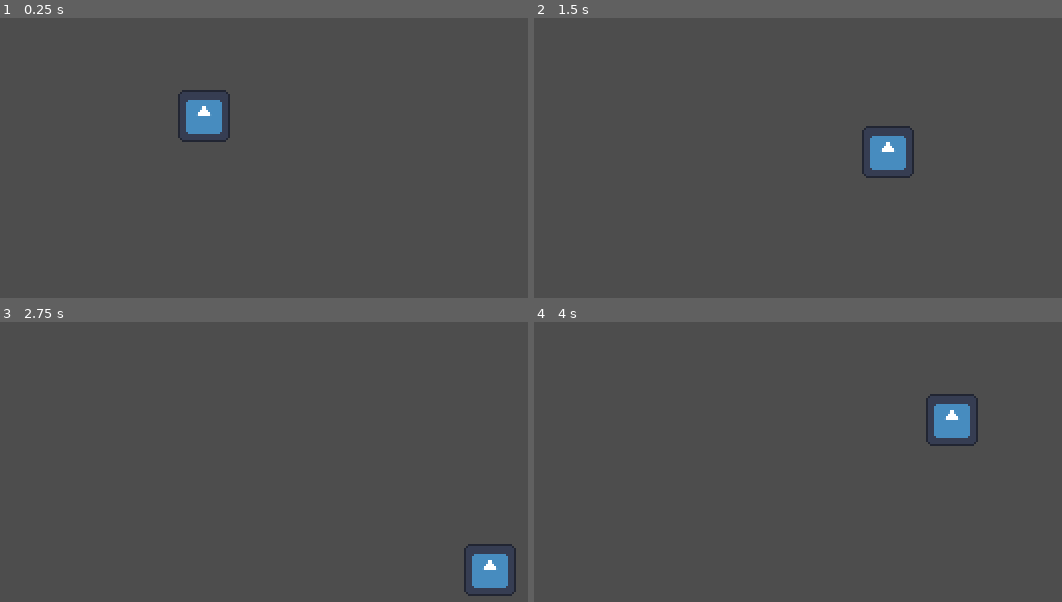
Above: before the commit, frames 1-4 (two rows, left to right).
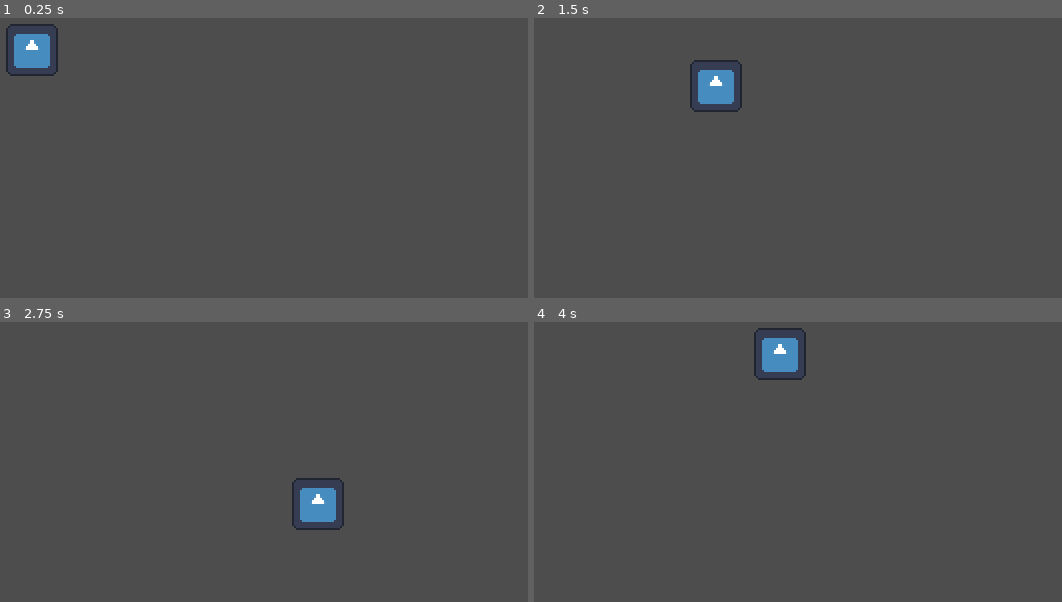
Above: after the commit, the same moments.

Repository: spezian/spacetaxi
Game: Godot game, scene res://scenes/testing_area.tscn
The game is run twice, just before and just after one commit, with the same random seed, the same clock (stepped at 60 frames per second) and the same inputs. The engine's default icon, where the game draws it, is replaced by a stand-in: a white triangle on a blue panel in a dark square.
Inputs:
- Up to frame 1 (0.25 s): no input
- Up to frame 2 (1.5 s): tap Enter at 0.5 s; hold D (move_right) 0.53-1.28 s; tap Space (shoot, bound only after the commit) at 0.6, 1.35 s; hold S (move_down) from 1.28 s (still down)
- Up to frame 3 (2.75 s): release S (move_down) at 2.03 s; hold D (move_right) from 2.03 s (still down); tap Space (shoot, bound only after the commit) at 2.1 s
- Up to frame 4 (4 s): release D (move_right) at 2.78 s; hold W (move_up) 2.78-3.53 s; tap Space (shoot, bound only after the commit) at 2.85, 3.6 s; hold A (move_left) from 3.53 s (still down)

The runs differ from the first frame. In frame 1, 2.1% of the frame differs, in the area x 1-44%, y 2-45%; in frame 2, 2.1%; in frame 3, 2.1%; in frame 4, 2.1%.

Commit message:
Shoot function added
Der Player kann nun mit Hilfe der Leertaste bullets schießen. Es gibt zudem eine wiederverwendbare HitBox, von der auch die Bullets gebraucht machen. Den vond er HitBox ausgehenden Schaden kann man individuell bestimmen, wenn man von der HitBox gebrauch macht.

Diff:
--- a/components/health_component.gd
+++ b/components/damage_handling/health/health_component.gd
@@ -8,7 +8,7 @@
 	set(newMax):
 		maxHealth = newMax
 		if (currentHealth >= maxHealth):
-			currentHealth = maxHealth # booty
+			currentHealth = maxHealth
 
 var hasHealthRemaining: bool:
 	get:
--- /dev/null
+++ b/components/damage_handling/health/health_component.tscn
@@ -0,0 +1,6 @@
+[gd_scene load_steps=2 format=3 uid="uid://b67jrqw4lodbm"]
+
+[ext_resource type="Script" uid="uid://d1m4o3155hhud" path="res://components/damage_handling/health/health_component.gd" id="1_npdka"]
+
+[node name="HealthComponent" type="Node"]
+script = ExtResource("1_npdka")
--- /dev/null
+++ b/components/damage_handling/hit_box.gd
@@ -0,0 +1,9 @@
+class_name HitBox
+extends Area2D
+@onready var shape: CollisionShape2D = $CollisionShape2D
+
+@export_subgroup("Settings")
+@export var damage: float
+
+func get_damage():
+	return damage
--- /dev/null
+++ b/components/damage_handling/hit_box.tscn
@@ -0,0 +1,13 @@
+[gd_scene load_steps=3 format=3 uid="uid://f5wydewpjb6k"]
+
+[ext_resource type="Script" uid="uid://c2khrv87hfpoc" path="res://components/damage_handling/hit_box.gd" id="1_g1ip0"]
+
+[sub_resource type="CircleShape2D" id="CircleShape2D_r4pjb"]
+radius = 3.0
+
+[node name="HitBox" type="Area2D"]
+script = ExtResource("1_g1ip0")
+damage = 50.0
+
+[node name="CollisionShape2D" type="CollisionShape2D" parent="."]
+shape = SubResource("CircleShape2D_r4pjb")
--- a/components/health_component.tscn
+++ /dev/null
@@ -1,6 +0,0 @@
-[gd_scene load_steps=2 format=3 uid="uid://b67jrqw4lodbm"]
-
-[ext_resource type="Script" uid="uid://d1m4o3155hhud" path="res://components/health_component.gd" id="1_t2tvt"]
-
-[node name="HealthComponent" type="Node"]
-script = ExtResource("1_t2tvt")
--- a/components/input_component.gd
+++ b/components/input/input_component.gd
@@ -5,3 +5,6 @@
 
 func _process(_delta: float) -> void:
 	direction = Input.get_vector("move_left", "move_right", "move_up", "move_down")
+
+func get_shoot_input():
+	return Input.is_action_just_pressed("shoot")
--- /dev/null
+++ b/components/input/input_component.tscn
@@ -0,0 +1,6 @@
+[gd_scene load_steps=2 format=3 uid="uid://dbtnqwo8y26yy"]
+
+[ext_resource type="Script" uid="uid://cg8oq8vco8p6q" path="res://components/input/input_component.gd" id="1_cca71"]
+
+[node name="InputComponent" type="Node"]
+script = ExtResource("1_cca71")
--- a/components/input_component.tscn
+++ /dev/null
@@ -1,6 +0,0 @@
-[gd_scene load_steps=2 format=3 uid="uid://dbtnqwo8y26yy"]
-
-[ext_resource type="Script" uid="uid://cg8oq8vco8p6q" path="res://components/input_component.gd" id="1_x3vdm"]
-
-[node name="InputComponent" type="Node"]
-script = ExtResource("1_x3vdm")
--- /dev/null
+++ b/components/movement/movement_component.tscn
@@ -0,0 +1,6 @@
+[gd_scene load_steps=2 format=3 uid="uid://5hajm62ou7lv"]
+
+[ext_resource type="Script" uid="uid://dhwnh16qyikba" path="res://components/movement/movement_component.gd" id="1_oe7e8"]
+
+[node name="MovementComponent" type="Node"]
+script = ExtResource("1_oe7e8")
--- a/components/movement_component.tscn
+++ /dev/null
@@ -1,6 +0,0 @@
-[gd_scene load_steps=2 format=3 uid="uid://5hajm62ou7lv"]
-
-[ext_resource type="Script" uid="uid://dhwnh16qyikba" path="res://components/movement_component.gd" id="1_3uaqq"]
-
-[node name="MovementComponent" type="Node"]
-script = ExtResource("1_3uaqq")
--- /dev/null
+++ b/components/projectiles/bullet_component.gd
@@ -0,0 +1,7 @@
+extends Area2D
+
+@export_subgroup("Settings")
+@export var SPEED = 750
+
+func _physics_process(delta: float) -> void:
+	position += transform.x * SPEED * delta
--- /dev/null
+++ b/components/projectiles/bullet_component.tscn
@@ -0,0 +1,10 @@
+[gd_scene load_steps=3 format=3 uid="uid://dpot5j5asq818"]
+
+[ext_resource type="Script" uid="uid://bcg54qxuy152o" path="res://components/projectiles/bullet_component.gd" id="1_hvl6f"]
+[ext_resource type="PackedScene" uid="uid://f5wydewpjb6k" path="res://components/damage_handling/hit_box.tscn" id="2_yth8w"]
+
+[node name="BulletComponent" type="Area2D"]
+script = ExtResource("1_hvl6f")
+
+[node name="HitBox" parent="." instance=ExtResource("2_yth8w")]
+damage = 25.0
--- a/project.godot
+++ b/project.godot
@@ -53,6 +53,11 @@
 , Object(InputEventKey,"resource_local_to_scene":false,"resource_name":"","device":-1,"window_id":0,"alt_pressed":false …(186 unchanged characters)…
 ]
 }
+shoot={
+"deadzone": 0.2,
+"events": [Object(InputEventKey,"resource_local_to_scene":false,"resource_name":"","device":-1,"window_id":0,"alt_pressed":false,"shift_pressed":false,"ctrl_pressed":false,"meta_pressed":false,"pressed":false,"keycode":0,"physical_keycode":32,"key_label":0,"unicode":32,"location":0,"echo":false,"script":null)
+]
+}
 
 [rendering]
 
--- a/scenes/player.gd
+++ b/scenes/player.gd
@@ -4,6 +4,8 @@
 @export var input_component: InputComponent
 @export var movement_component: MovementComponent
 @export var health_component: HealthComponent
+@export var bullet: PackedScene
+@onready var weapon: Marker2D = $Weapon
 
 func _ready() -> void:
 	health_component.initialise()
@@ -12,3 +14,9 @@
 	movement_component.handle_movement(self, input_component.direction)
 
 	move_and_slide()
+
+func _process(delta: float) -> void:
+	if input_component.get_shoot_input():
+		var bullet = bullet.instantiate()
+		owner.add_child(bullet)
+		bullet.transform = weapon.global_transform
--- a/scenes/player.tscn
+++ b/scenes/player.tscn
@@ -1,19 +1,32 @@
-[gd_scene load_steps=7 format=3 uid="uid://cuiagu4acte4p"]
+[gd_scene load_steps=9 format=3 uid="uid://cuiagu4acte4p"]
 
 [ext_resource type="Texture2D" uid="uid://cc433ywxp3cj8" path="res://icon.svg" id="1_3vyb7"]
 [ext_resource type="Script" uid="uid://tpwwl6ybtsrn" path="res://scenes/player.gd" id="1_qhqgy"]
-[ext_resource type="PackedScene" uid="uid://dbtnqwo8y26yy" path="res://components/input_component.tscn" id="2_g2els"]
-[ext_resource type="PackedScene" uid="uid://5hajm62ou7lv" path="res://components/movement_component.tscn" id="4_dqkch"]
-[ext_resource type="PackedScene" uid="uid://b67jrqw4lodbm" path="res://components/health_component.tscn" id="5_qlg0r"]
+[ext_resource type="PackedScene" uid="uid://dbtnqwo8y26yy" path="res://components/input/input_component.tscn" id="2_g2els"]
+[ext_resource type="PackedScene" uid="uid://5hajm62ou7lv" path="res://components/movement/movement_component.tscn" id="4_dqkch"]
+[ext_resource type="PackedScene" uid="uid://b67jrqw4lodbm" path="res://components/damage_handling/health/health_component.tscn" id="5_qlg0r"]
+[ext_resource type="PackedScene" uid="uid://dpot5j5asq818" path="res://components/projectiles/bullet_component.tscn" id="7_smehm"]
 
 [sub_resource type="CircleShape2D" id="CircleShape2D_g2els"]
 radius = 12.0
+
+[sub_resource type="GDScript" id="GDScript_x3vdm"]
+script/source = "extends Area2D
+
+@export_subgroup(\"Settings\")
+@export var SPEED = 750
+var marker: Marker2D
+
+func _process(delta: float) -> void:
+	position += transform.x * SPEED * delta
+"
 
 [node name="Player" type="CharacterBody2D" node_paths=PackedStringArray("input_component", "movement_component", "health_component")]
 script = ExtResource("1_qhqgy")
 input_component = NodePath("InputComponent")
 movement_component = NodePath("MovementComponent")
 health_component = NodePath("HealthComponent")
+bullet = ExtResource("7_smehm")
 
 [node name="Sprite2D" type="Sprite2D" parent="."]
 scale = Vector2(0.2, 0.2)
@@ -29,7 +42,8 @@
 [node name="HealthComponent" parent="." instance=ExtResource("5_qlg0r")]
 maxHealth = 100.0
 
-[node name="VBoxContainer" type="VBoxContainer" parent="."]
-anchors_preset = 10
-anchor_right = 1.0
-grow_horizontal = 2
+[node name="BulletComponent" parent="." instance=ExtResource("7_smehm")]
+script = SubResource("GDScript_x3vdm")
+
+[node name="Weapon" type="Marker2D" parent="."]
+position = Vector2(12, 0)
--- a/scenes/testing_area.tscn
+++ b/scenes/testing_area.tscn
@@ -5,4 +5,4 @@
 [node name="TestingArea" type="Node2D"]
 
 [node name="Player" parent="." instance=ExtResource("1_mb3qh")]
-position = Vector2(158, 75)
+position = Vector2(72, 42)
Renamed: components/health_component.gd.uid -> components/damage_handling/health/health_component.gd.uid
Not shown, added: components/damage_handling/hit_box.gd.uid
Renamed: components/input_component.gd.uid -> components/input/input_component.gd.uid
Renamed: components/movement_component.gd -> components/movement/movement_component.gd
Renamed: components/movement_component.gd.uid -> components/movement/movement_component.gd.uid
Not shown, added: components/projectiles/bullet_component.gd.uid
